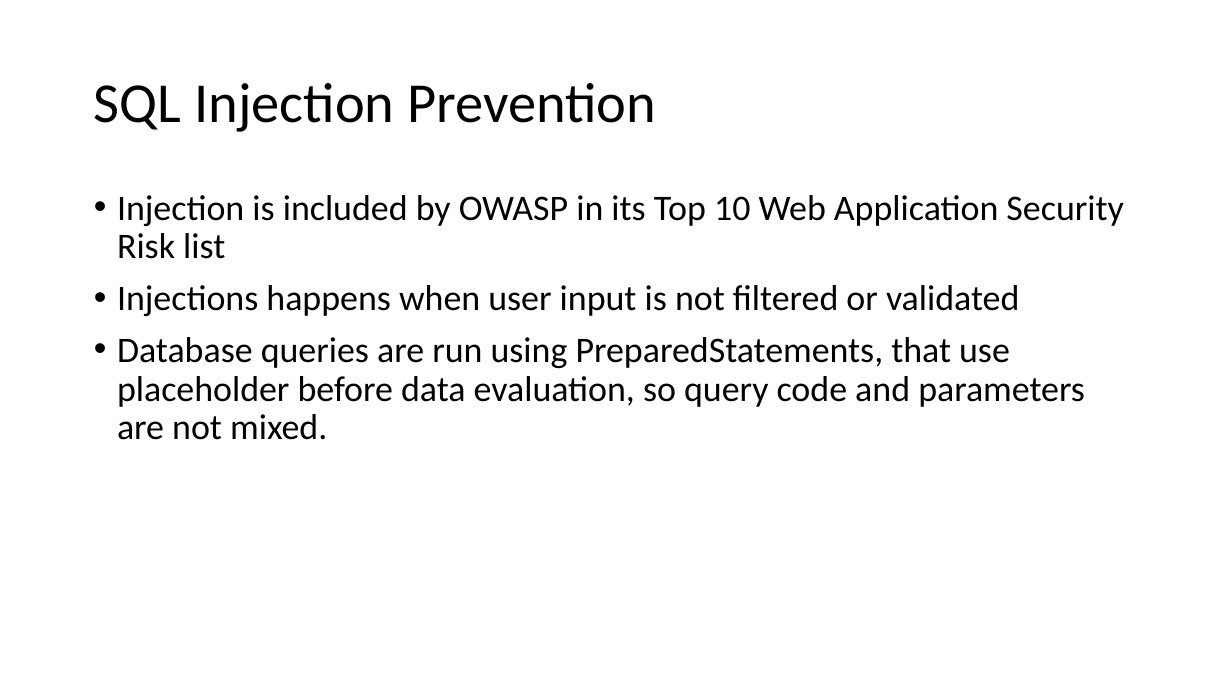
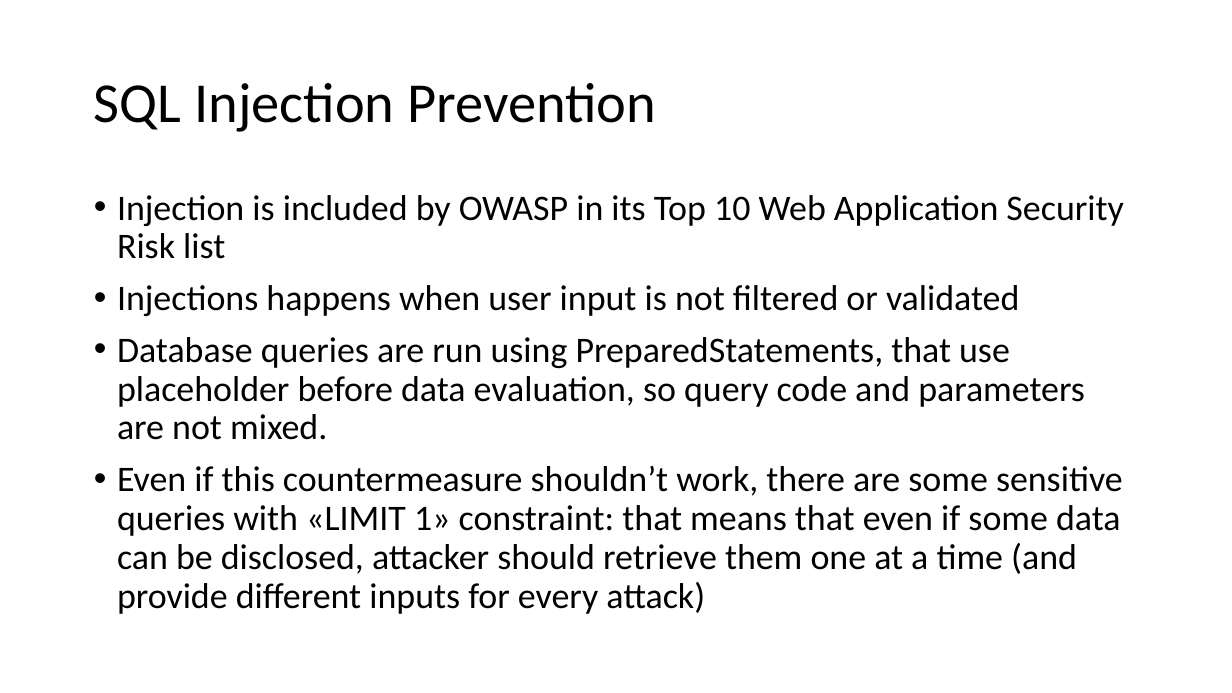
Before and after one commit to fparricelli/Encrypted-data-exchange-between-two-Arduino-boards-using-Symmetric-Encryption, a slide deck: slide 5 of Documentazione e cose così/Slide_concettuali_Luca.pptx. Drawn at 1232x693 pixels with LibreOffice and Linux fonts; fonts in the diff are those of the drawing. Boxes give left, top, right and bottom in pixels: in the first picture for what was removed or moved away, otherwise in the second. Text is boxed around its words. In the diff, an @@ line names an element or a change of style, - is before the commit and + after.

```diff
--- a/Documentazione e cose così/Slide_concettuali_Luca.pptx
+++ b/Documentazione e cose così/Slide_concettuali_Luca.pptx
@@ text at (117,465,1123,614): paragraph added @@
+• Even if this countermeasure shouldn’t work, there are some sensitive queries with «LIMIT 1» constraint: that means that even if some data can be disclosed, attacker should retrieve them one at a time (and provide different inputs for every attack)
```
Also in this commit, not shown: 1 other slide changed, 8 other files.
